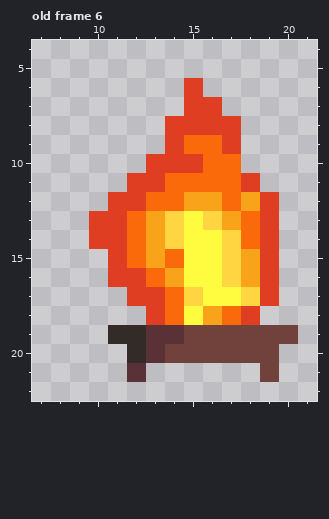
One commit to this pixel-art file: fire_sketch/fire_src.aseprite. Above is the file before it was changed.
32x32 pixels, 6 frames. Shown: old frame 6: x 7..21, y 4..22. The commit also changed other frames, which this record leaves out.
And afterwards:
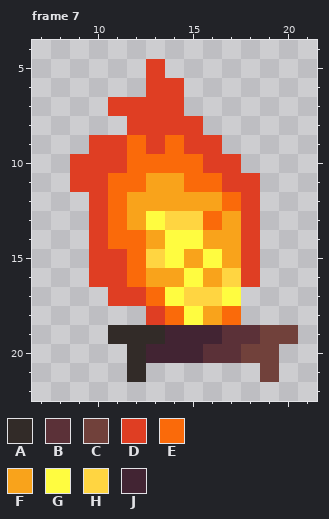
Palette (. is transparent): A #322b28  B #5b3138  C #71413b  D #df3e23  E #fa6a0a  F #f9a31b  G #fffc40  H #ffd541  J #422433
A new or re-ordered frame is compared with the old frame closest to it.
The edit:
frames 6 -> 8
--- frame 7 is new; against old frame 6
@@ x 7..21 @@
  4 ...............
- 5 ...............
- 6 ........D......
- 7 ........DD.....
- 8 .......DDDD....
- 9 .......DEED....
-10 ......DDDEE....
-11 .....DDEEEED...
-12 ....DDEEFFEFD..
-13 ...DDEFHGHFED..
-14 ...DDEFHGGHED..
-15 ....DEFEGGHFD..
-16 ....DDEFGGHFD..
-17 .....DDEHGGHD..
-18 ......DEGFED...
-19 ....AABBCCCCCC.
-20 .....ABCCCCCC..
-21 .....B......C..
+ 5 ......D........
+ 6 ......DD.......
+ 7 ....DDDD.......
+ 8 .....DDDD......
+ 9 ...DDEDEDD.....
+10 ..DDDEEEEDD....
+11 ..DDEEFFEEDD...
+12 ...DEFFFFFED...
+13 ...DEFGHHEFD...
+14 ...DEEFGGFFD...
+15 ...DDEHGFGFD...
+16 ...DDEFFGFHD...
+17 ....DDEGHHG....
+18 ......DEGFE....
+19 ....AAAJJJBBCC.
+20 .....AJJJBBCC..
+21 .....A......C..
 22 ...............
